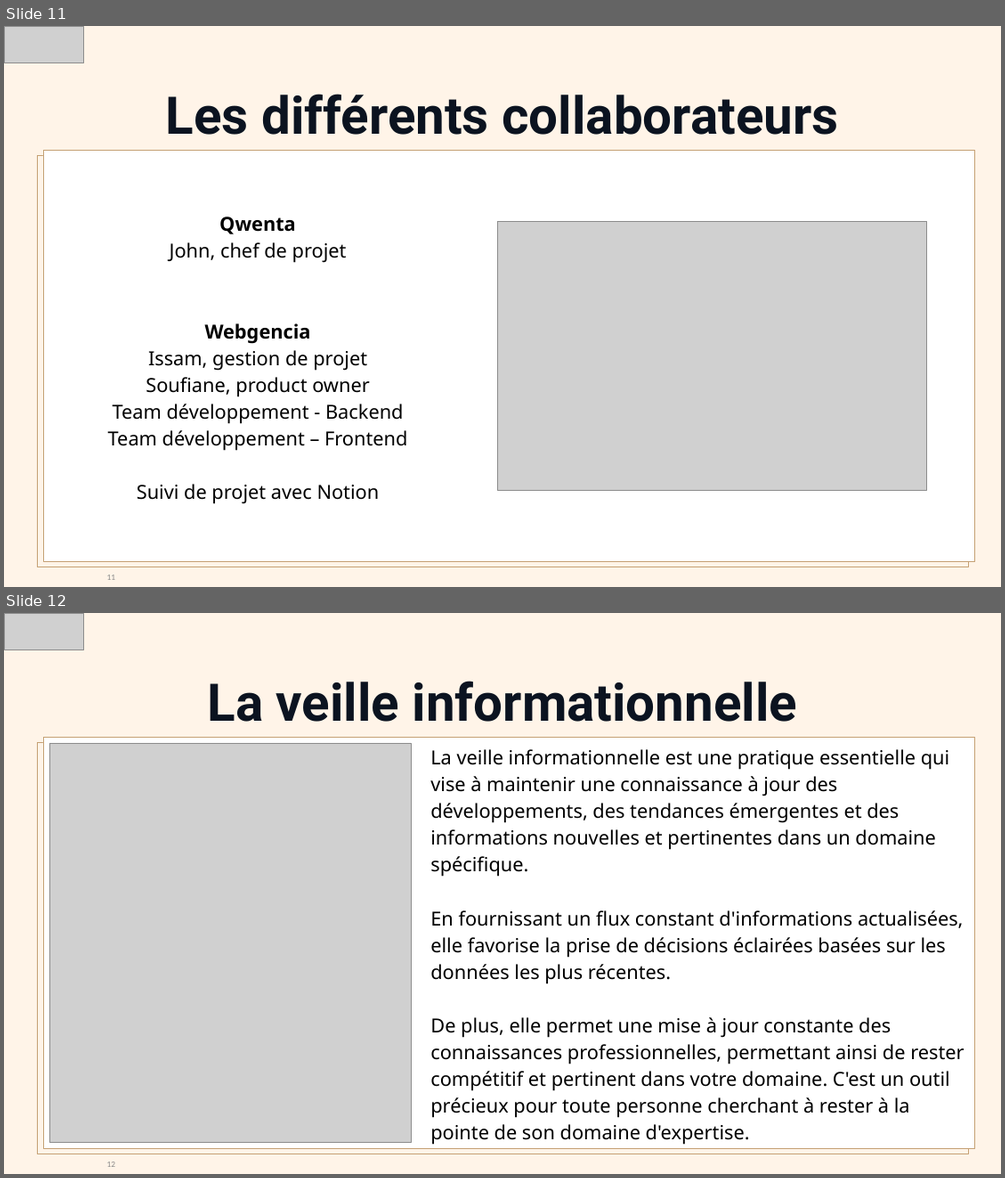
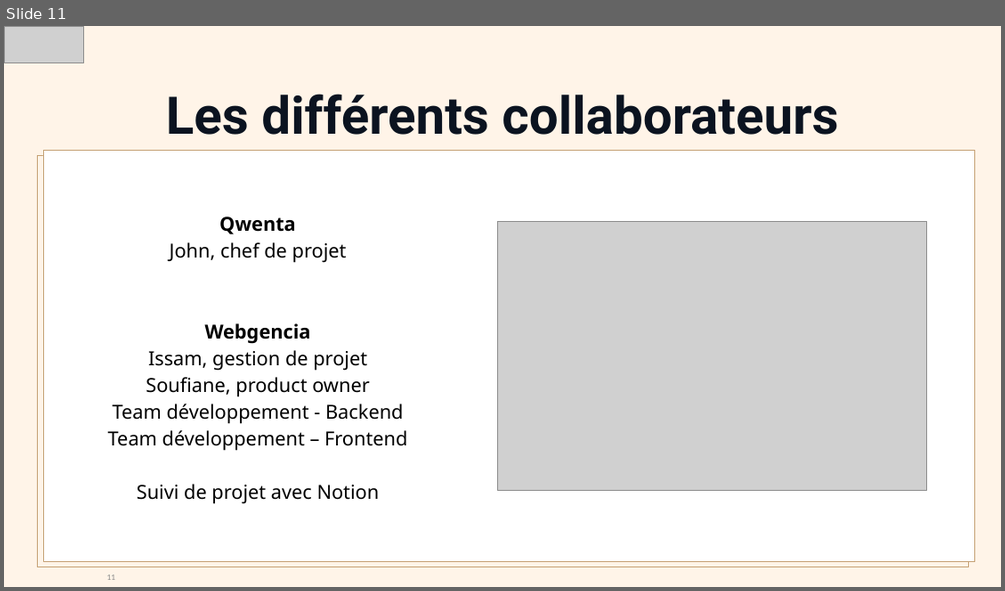
Before and after one commit to Weeskin/P7_-_Planifiez_le_developpement_du_site_de_votre_client, a slide deck: 4_Presentation_générale/Sourice_Pierre_4_solution technique_08022024.pptx. Shown one above the other, each under a label of ours: slides 11 and 12 before the commit, slide 11 after it. The pictures are 1005x1178 and 1005x591 pixels, drawn with LibreOffice and Linux fonts; fonts in the diff are those of the drawing; grey boxes stand for pictures. Boxes give left, top, right and bottom in pixels: in the first picture for what was removed or moved away, otherwise in the second. Text is boxed around its words. In the diff, an @@ line names an element or a change of style, - is before the commit and + after.

```diff
--- a/4_Presentation_générale/Sourice_Pierre_4_solution technique_08022024.pptx
+++ b/4_Presentation_générale/Sourice_Pierre_4_solution technique_08022024.pptx
@@ slide 12 removed at (4,613,1001,1174), background #FFF4E8 @@
@@ picture removed at (4,613,83,649) @@
@@ text removed at (207,681,797,722) @@
-La veille informationnelle
@@ rectangle removed at (37,743,968,1154) @@
@@ rectangle removed at (43,737,974,1148) @@
@@ picture removed at (49,743,411,1142) @@
@@ text removed at (430,749,963,1144) @@
-La veille informationnelle est une pratique essentielle qui vise à maintenir une connaissance à jour des développements, des tendances émergentes et des informations nouvelles et pertinentes dans un domaine spécifique.
-En fournissant un flux constant d'informations actualisées, elle favorise la prise de décisions éclairées basées sur les données les plus récentes.
-De plus, elle permet une mise à jour constante des connaissances professionnelles, permettant ainsi de rester compétitif et pertinent dans votre domaine. C'est un outil précieux pour toute personne cherchant à rester à la pointe de son domaine d'expertise.
@@ page number removed at (107,1161,115,1167) @@
-12
```
Also in this commit, not shown: 3 other files.
